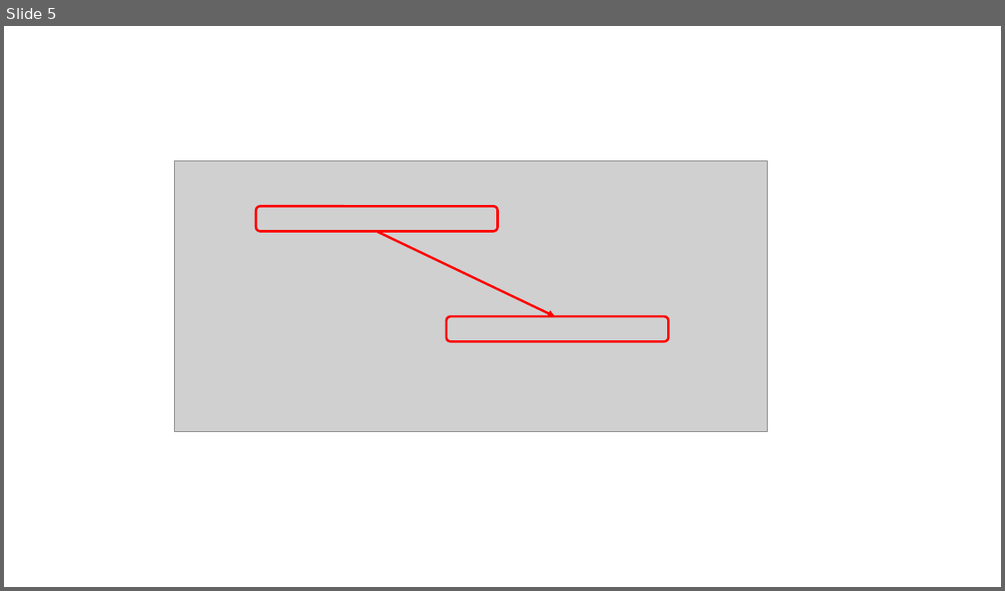
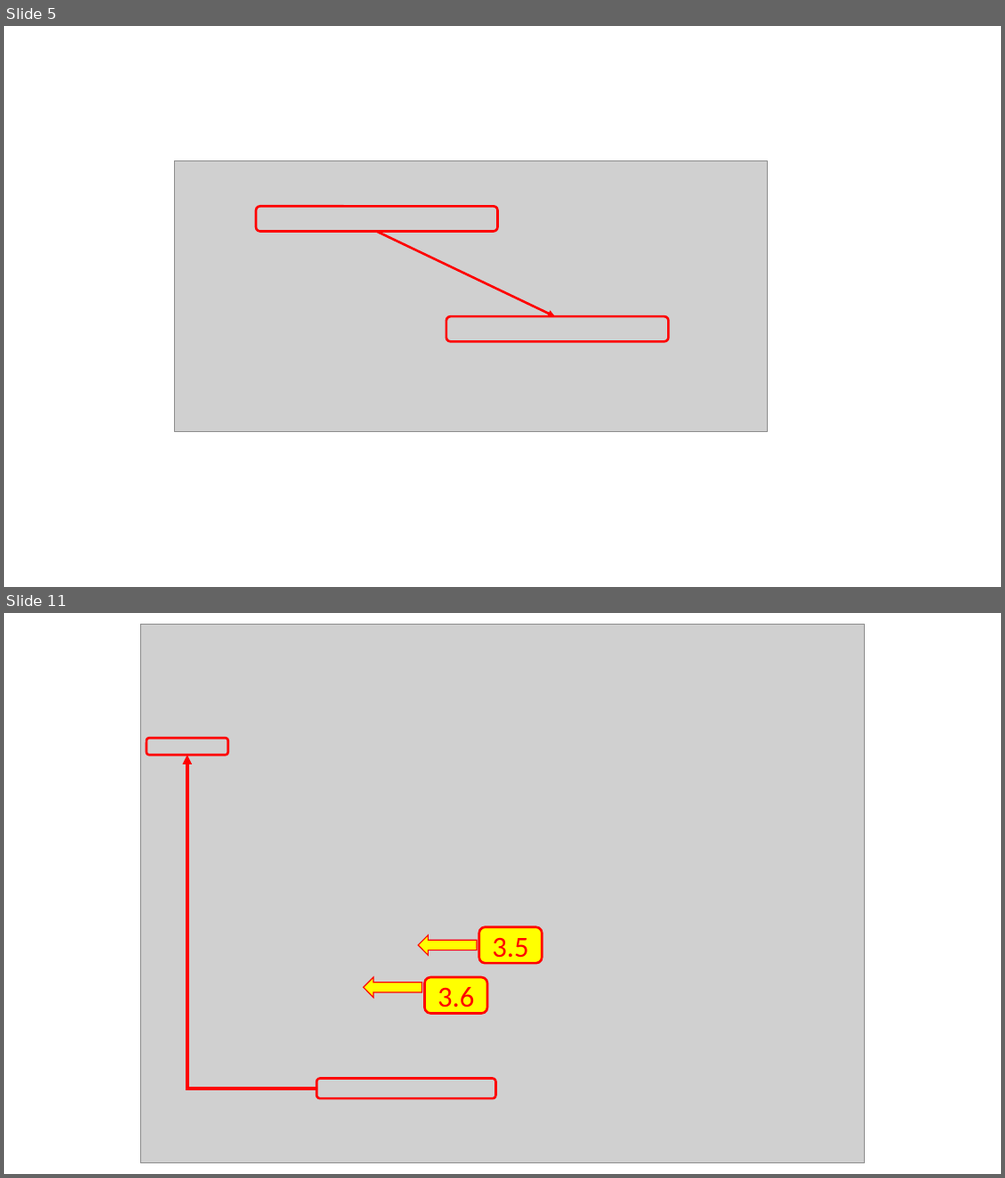
Before and after one commit to COM-LAB-I-2565/COM-LAB-I-LabSheet-4, a slide deck: Pictures/picture capture and edit.pptx. Shown one above the other, each under a label of ours: slide 5 before the commit, slides 5 and 11 after it; the slides between them are not shown. The pictures are 1005x591 and 1005x1178 pixels, drawn with LibreOffice and Linux fonts; fonts in the diff are those of the drawing; grey boxes stand for pictures. Boxes give left, top, right and bottom in pixels: in the first picture for what was removed or moved away, otherwise in the second. Text is boxed around its words. In the diff, an @@ line names an element or a change of style, - is before the commit and + after.

```diff
--- a/Pictures/picture capture and edit.pptx
+++ b/Pictures/picture capture and edit.pptx
@@ slide 11 added at bbox=[4, 613, 1001, 1174], background #FFFFFF @@
@@ picture added at bbox=[141, 625, 865, 1163] @@
@@ rounded rectangle added at bbox=[146, 738, 228, 755], outline #FF0000 2.25 pt @@
@@ elbow arrow added from (316, 1088) to (187, 755), #FF0000 3 pt @@
@@ rounded rectangle added at bbox=[479, 927, 542, 963], fill #FFFF00, outline #FF0000 2.25 pt, 28 pt, text #FF0000 @@
+3.5
@@ left arrow added at bbox=[418, 935, 477, 956], fill #FFFF00, outline #FF0000 1 pt @@
@@ left arrow added at bbox=[364, 977, 422, 997], fill #FFFF00, outline #FF0000 1 pt @@
@@ rounded rectangle added at bbox=[424, 977, 487, 1013], fill #FFFF00, outline #FF0000 2.25 pt, 28 pt, text #FF0000 @@
+3.6
@@ rounded rectangle added at bbox=[316, 1078, 496, 1098], outline #FF0000 2.25 pt @@
```
Also in this commit, not shown: 11 other slides added, 8 slides removed.
